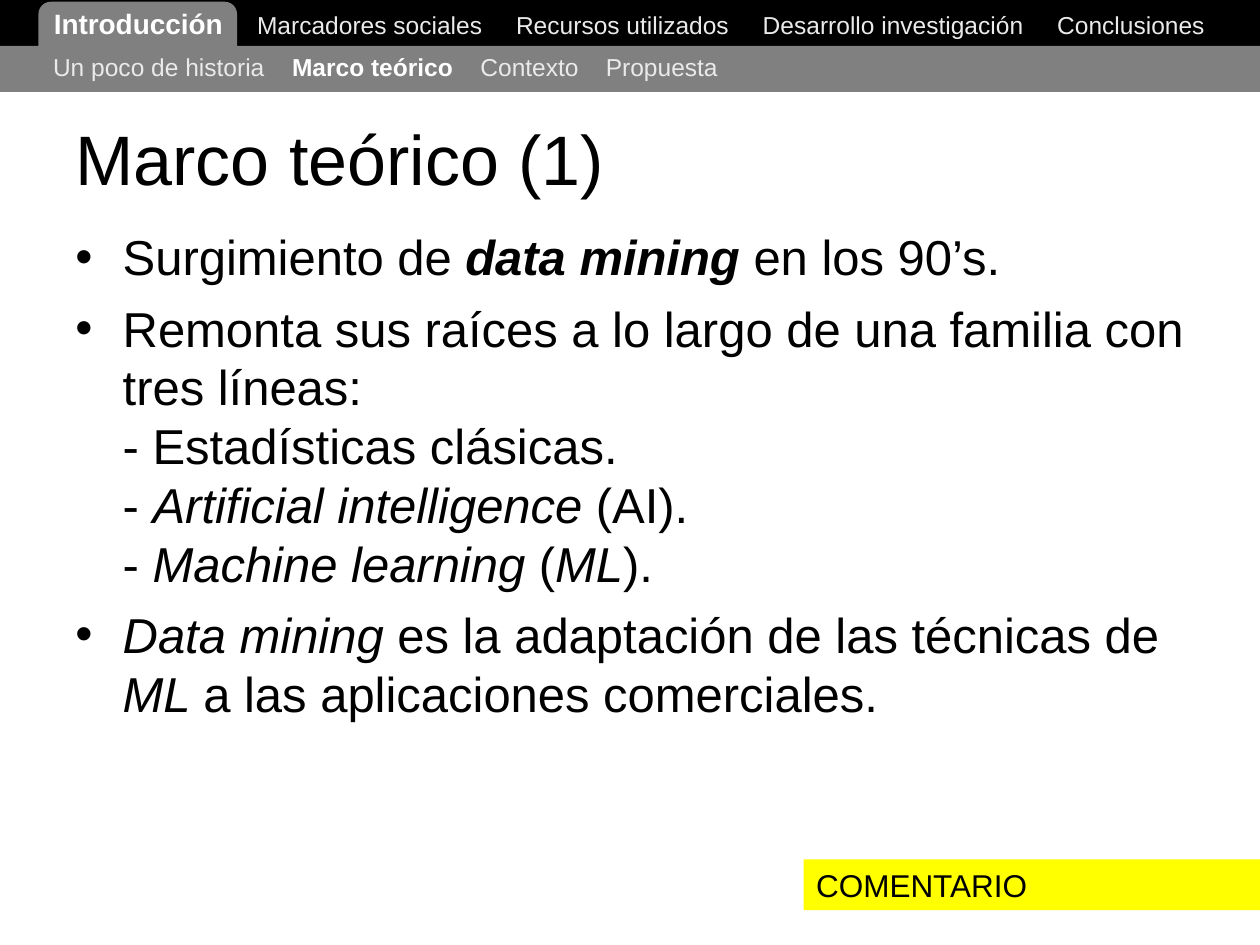
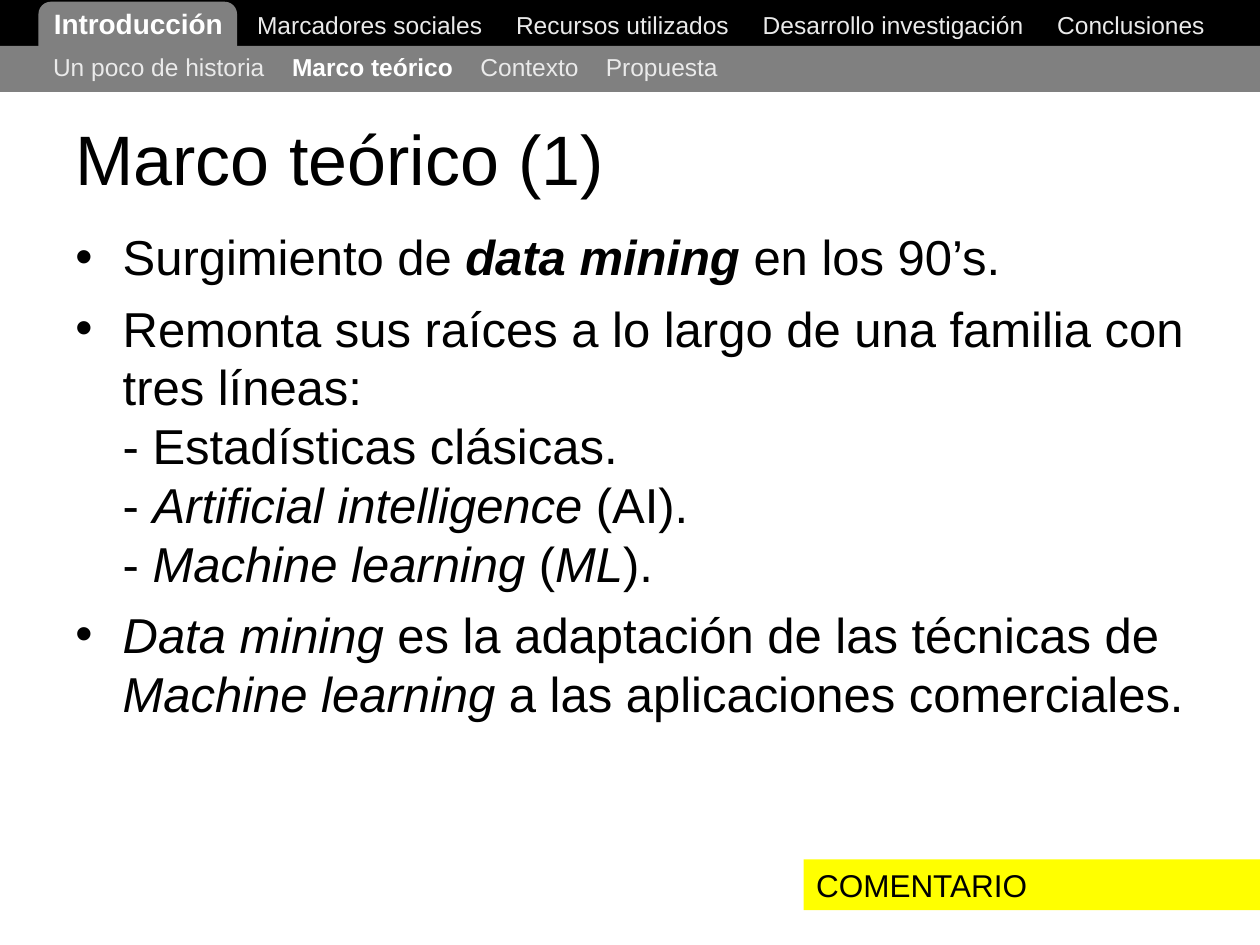
Before and after one commit to ak907kenai/nicotournetesis, a slide deck: slide 5 of docs_trunk/Nicolás Tourné - Presentación Tesis (v1).ppt. Drawn at 1260x945 pixels with LibreOffice and Linux fonts; fonts in the diff are those of the drawing. Boxes give left, top, right and bottom in pixels: in the first picture for what was removed or moved away, otherwise in the second. Text is boxed around its words. In the diff, an @@ line names an element or a change of style, - is before the commit and + after.

```diff
--- a/docs_trunk/Nicolás Tourné - Presentación Tesis (v1).ppt
+++ b/docs_trunk/Nicolás Tourné - Presentación Tesis (v1).ppt
@@ text at bbox=[123, 617, 1184, 722]: text changed @@
-• Data mining es la adaptación de las técnicas de ML a las aplicaciones comerciales.
+• Data mining es la adaptación de las técnicas de Machine learning a las aplicaciones comerciales.
```
Also in this commit, not shown: 5 other slides changed, 1 slide removed, 1 other file.
